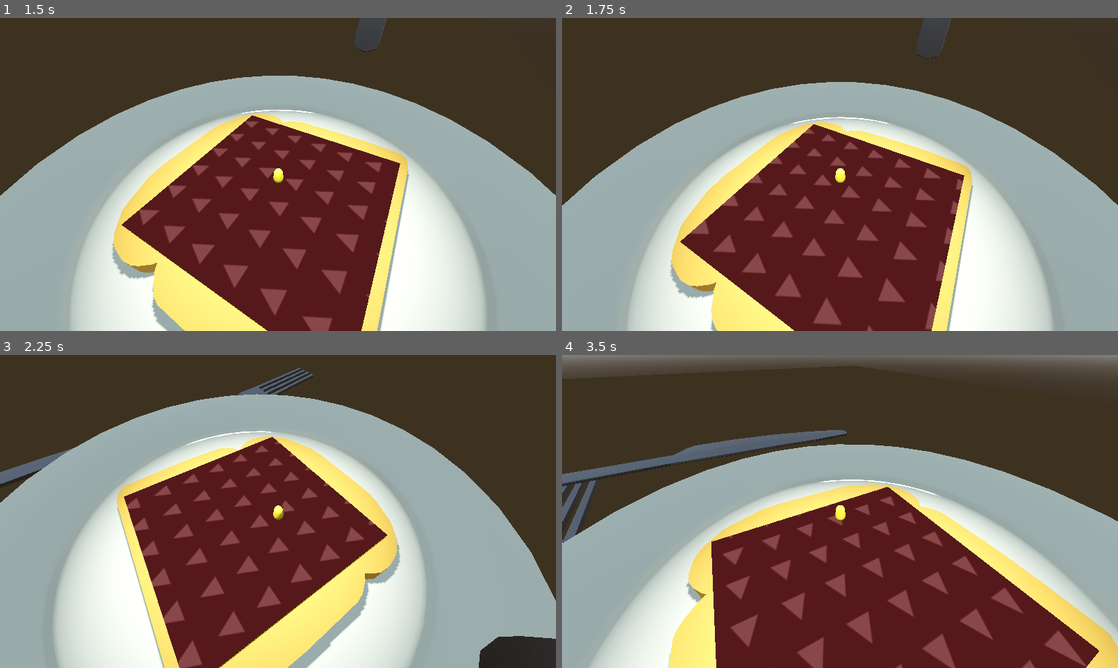
Above: before the commit, frames 1-4 (two rows, left to right).
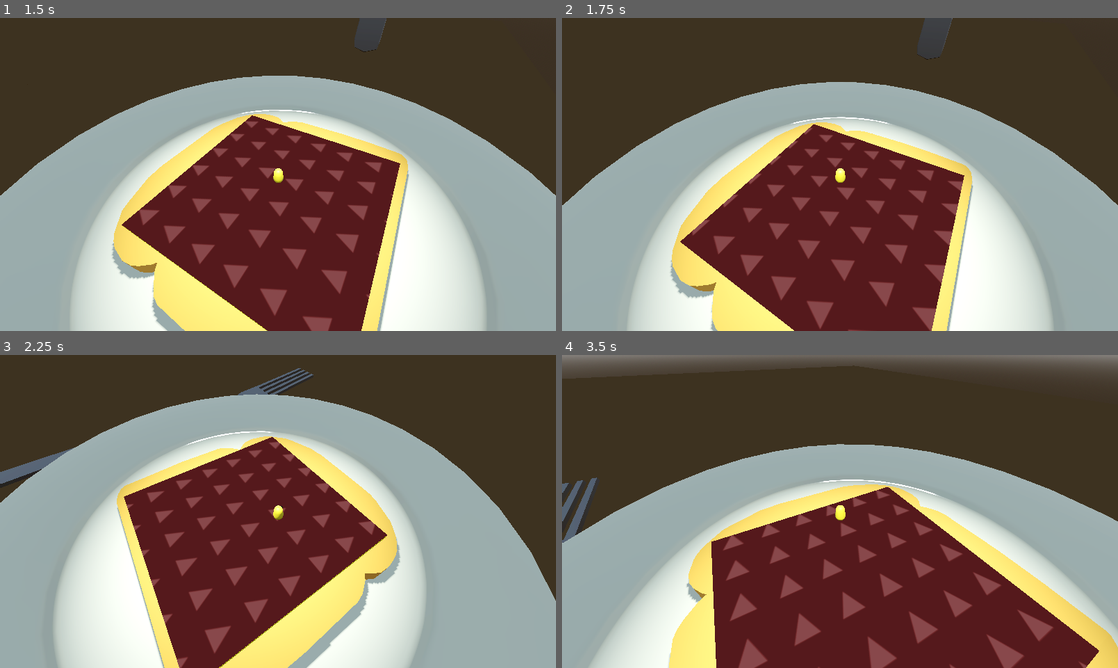
Above: after the commit, the same moments.

Repository: wolfthewizard/mages-breakfast
Game: Godot game, scene res://scenes/environments/menu/menu.tscn
Two runs of this game, one before a commit and one after it. Both use one fixed random seed, a clock stepped at 60 frames per second and the inputs below.
Inputs (mouse positions are in pixels of both pictures, inside the frame that each line leads up to):
- Up to frame 1 (1.5 s): click "Start" at 0.5 s; move the mouse to (305, 174) at 1.27 s; hold W (up) from 1.28 s (still down)
- Up to frame 2 (1.75 s): keep holding W (up); tap Space (jump) at 1.52 s
- Up to frame 3 (2.25 s): keep holding W (up); move the mouse to (250, 511) at 2.02 s
- Up to frame 4 (3.5 s): keep holding W (up); tap Space (jump) at 2.27 s; move the mouse to (851, 505) at 2.77 s

Frame 1 is identical in both runs. In frame 2, 3.0% of the frame differs, in the area x 23-72%, y 0-100%; in frame 3, 5.6%; in frame 4, 9.2%, in the area x 0-95%, y 24-100%.

Commit message:
implemented whirlwind attack for knife

Diff:
--- a/Mage's Breakfast/scenes/entities/knife/knife.gd
+++ b/Mage's Breakfast/scenes/entities/knife/knife.gd
@@ -15,6 +15,9 @@
 	get:
 		return attack_duration * time_scaling
 @export var stab_attack_linger: float = 1		# intentional, should not scale with time
+@export var whirlwind_attack_duration: float = 4:
+	get:
+		return whirlwind_attack_duration * time_scaling
 
 var time_scaling: float = 1.0
 
@@ -24,10 +27,14 @@
 func mow_attack(from: Vector3, to: Vector3):
 	var original_position = global_position
 	var original_basis = basis
+	var new_basis = Basis.looking_at(to - from, Vector3.UP
+		).rotated(Vector3.UP, -PI / 2
+		).scaled(original_basis.get_scale())
 	tween = create_tween().set_trans(Tween.TRANS_CUBIC)
 	tween.tween_property(self, "global_position", from, attack_preparation)
-	tween.parallel().tween_property(self, "basis", Basis.looking_at(to - from, Vector3.UP).scaled(original_basis.get_scale()), attack_preparation)
-	tween.tween_property(self, "global_position", to, attack_duration).set_delay(attack_delay)
+	tween.parallel().tween_property(self, "basis", new_basis, attack_preparation)
+	tween.tween_property(self, "global_position", to, attack_duration
+		).set_delay(attack_delay)
 	tween.tween_property(self, "global_position", original_position, attack_preparation)
 	tween.parallel().tween_property(self, "basis", original_basis, attack_preparation)
 	tween.tween_callback(func(): attack_sequence_finished.emit())
@@ -36,11 +43,39 @@
 func stab_attack(from: Vector3, to: Vector3):
 	var original_position = global_position
 	var original_basis = basis
+	var new_basis = Basis.looking_at(to - from, Vector3.UP
+		).rotated(Vector3.UP, -PI / 2
+		).scaled(original_basis.get_scale())
 	tween = create_tween().set_trans(Tween.TRANS_CUBIC)
 	tween.tween_property(self, "global_position", from, attack_preparation)
-	tween.parallel().tween_property(self, "basis", Basis.looking_at(to - from, Vector3.UP).rotated(Vector3.UP, -PI / 2).scaled(original_basis.get_scale()), attack_preparation)
-	tween.tween_property(self, "global_position", to, attack_duration).set_delay(attack_delay)
-	tween.tween_property(self, "global_position", from, attack_preparation).set_delay(stab_attack_linger)
+	tween.parallel().tween_property(self, "basis", new_basis, attack_preparation)
+	tween.tween_property(self, "global_position", to, attack_duration
+		).set_delay(attack_delay)
+	tween.tween_property(self, "global_position", from, attack_preparation
+		).set_delay(stab_attack_linger)
+	tween.tween_property(self, "global_position", original_position, attack_preparation)
+	tween.parallel().tween_property(self, "basis", original_basis, attack_preparation)
+	tween.tween_callback(func(): attack_sequence_finished.emit())
+
+
+func whirlwind_attack(from: Vector3, to: Vector3, flip_direction: bool):
+	var original_position = global_position
+	var original_basis = basis
+	var new_basis = Basis.looking_at(to - from, Vector3.UP
+		).rotated(Vector3.UP, -PI / 2
+		).scaled(original_basis.get_scale())
+	var angle_diff = rotation.y + TAU if not flip_direction else rotation.y - TAU
+	var rotation_diff = Vector3(0, angle_diff, 0)
+	var target_rotation = new_basis.get_euler() + rotation_diff
+	tween = create_tween().set_trans(Tween.TRANS_CUBIC)
+	tween.tween_property(self, "global_position", from, attack_preparation)
+	tween.parallel().tween_property(self, "basis", new_basis, attack_preparation)
+	tween.tween_property(self, "global_position", to, attack_duration
+		).set_delay(attack_delay)
+	tween.tween_property(self, "rotation", target_rotation, whirlwind_attack_duration
+		).set_delay(attack_delay
+		).set_trans(Tween.TRANS_LINEAR)
+	tween.tween_callback(func(): rotation.y -= TAU if not flip_direction else -TAU)
 	tween.tween_property(self, "global_position", original_position, attack_preparation)
 	tween.parallel().tween_property(self, "basis", original_basis, attack_preparation)
 	tween.tween_callback(func(): attack_sequence_finished.emit())
--- a/Mage's Breakfast/scenes/entities/mage/mage.gd
+++ b/Mage's Breakfast/scenes/entities/mage/mage.gd
@@ -32,9 +32,17 @@
 	knife.stab_attack(source, dest)
 
 
+func prepare_whirlwind():
+	var flip_direction: bool = randf() < 0.5
+	var source = Vector3(0, 0.01, mow_attack_distance).rotated(Vector3.UP, randf_range(0, TAU))
+	var dest = Vector3(0, 0.01, 0)
+	knife.whirlwind_attack(source, dest, flip_direction)
+
+
 func _on_attack_timer_timeout():
-	prepare_mow()
+	#prepare_mow()
 	#prepare_stab()
+	prepare_whirlwind()
 
 
 func _on_knife_attack_sequence_finished():
